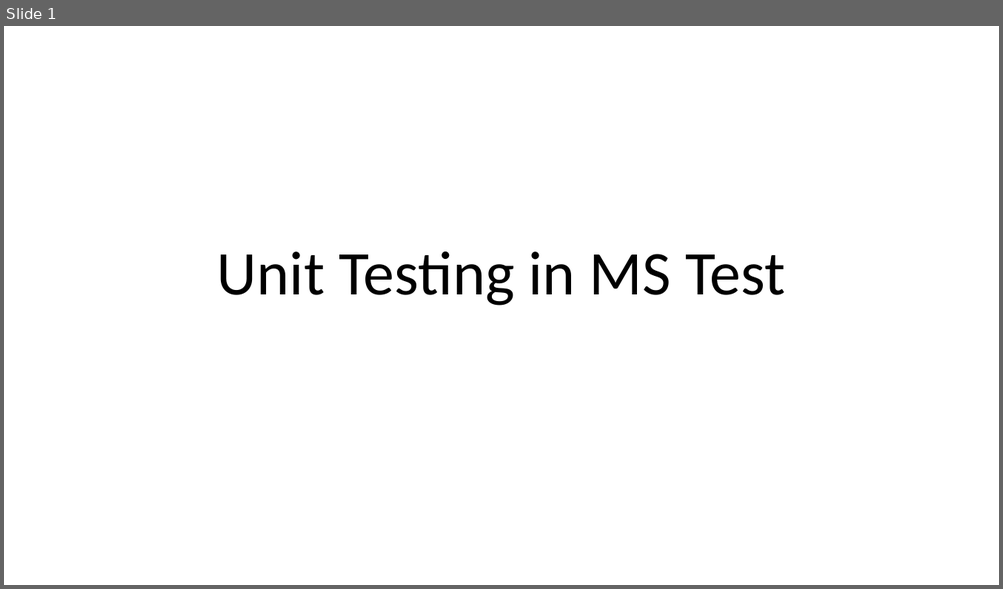
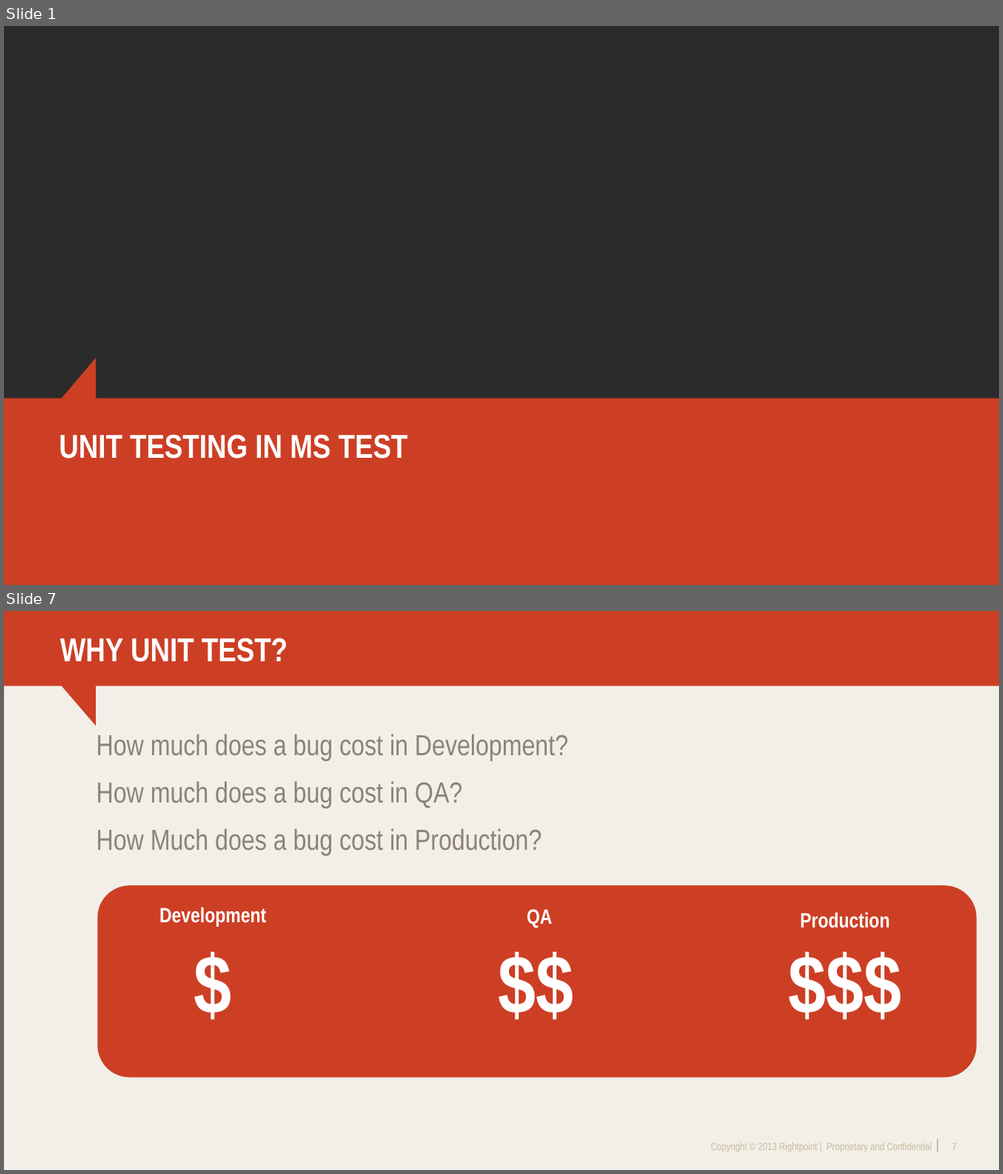
Before and after one commit to DrewNull/bff-unit-testing-in-mstest, a slide deck: BFF.UnitTestingInMSTest/BFF-UnitTestingInMSTest.pptx. Shown one above the other, each under a label of ours: slide 1 before the commit, slides 1 and 7 after it; the slides between them are not shown. The pictures are 1003x589 and 1003x1174 pixels, drawn with LibreOffice and Linux fonts; fonts in the diff are those of the drawing; background and template pictures are left out; a plain dark background stands for a picture behind light text. Boxes give left, top, right and bottom in pixels: in the first picture for what was removed or moved away, otherwise in the second. Text is boxed around its words. In the diff, an @@ line names an element or a change of style, - is before the commit and + after.

```diff
--- a/BFF.UnitTestingInMSTest/BFF-UnitTestingInMSTest.pptx
+++ b/BFF.UnitTestingInMSTest/BFF-UnitTestingInMSTest.pptx
@@ slide 7 added at <box>4,611,999,1170</box>, background #F2EFE8 @@
@@ freeform shape added at <box>4,611,999,726</box>, fill #CD3F25 @@
@@ title added at <box>60,638,287,662</box>, 32 pt, text #FFFFFF, bold @@
+WHY UNIT TEST?
@@ text added at <box>96,734,568,855</box>, 28 pt, text #8D827A @@
+How much does a bug cost in Development?
+How much does a bug cost in QA?
+How Much does a bug cost in Production?
@@ rounded rectangle added at <box>97,886,976,1077</box>, fill #CD3F25 @@
@@ text added at <box>159,907,266,926</box>, 20 pt, text #FFFFFF, bold @@
+Development
@@ text added at <box>526,909,552,928</box>, 20 pt, text #FFFFFF, bold @@
+QA
@@ text added at <box>800,912,889,928</box>, 20 pt, text #FFFFFF, bold @@
+Production
@@ text added at <box>160,928,265,1037</box>, 80 pt, text #FFFFFF, bold @@
+$
@@ text added at <box>483,928,588,1037</box>, 80 pt, text #FFFFFF, bold @@
+$$
@@ text added at <box>758,928,931,1037</box>, 80 pt, text #FFFFFF, bold @@
+$$$
@@ text added at <box>711,1143,931,1153</box>, 10 pt, text #C7BA9C @@
+Copyright © 2013 Rightpoint | Proprietary and Confidential
@@ line added from (937, 1140) to (937, 1153), #C7BA9C 1 pt @@
@@ page number added at <box>952,1143,956,1150</box>, 10 pt, text #C7BA9C @@
+7
@@ slide 1 changed as well @@
@@ background #FFFFFF to picture (left out) @@
@@ freeform shape added at <box>4,358,999,585</box>, fill #CD3F25 @@
@@ title "UNIT TESTING IN MS TEST" at <box>59,434,408,459</box>: vertical alignment bottom to middle @@
@@ title at <box>59,434,408,459</box>: text changed; size 60 to 32 pt; font Calibri to Arial Narrow; text colour #000000 to #FFFFFF; bold on @@
-Unit Testing in MS Test
+UNIT TESTING IN MS TEST
```
Also in this commit, not shown: 10 other slides changed, 7 other slides added, 2 slides removed.
